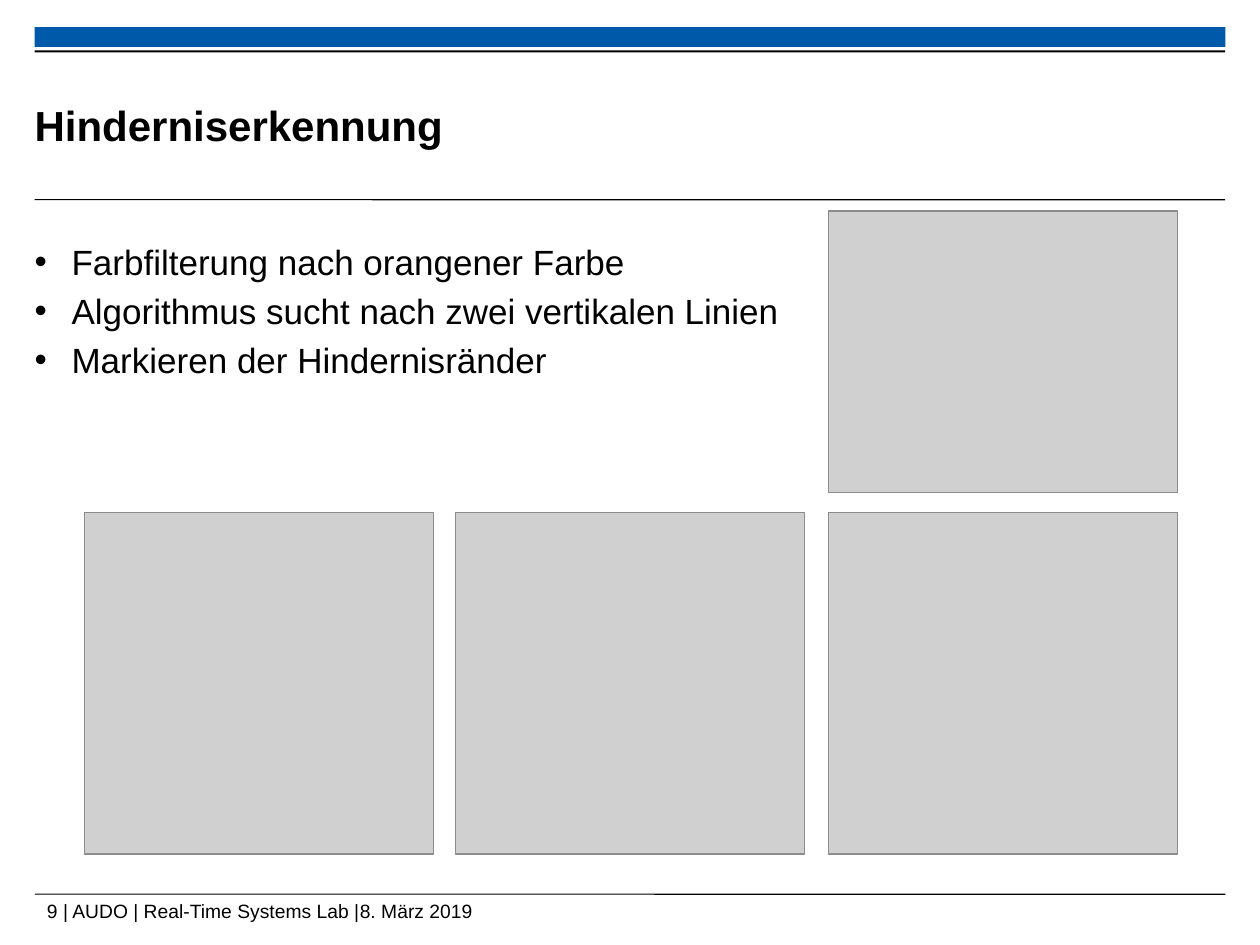
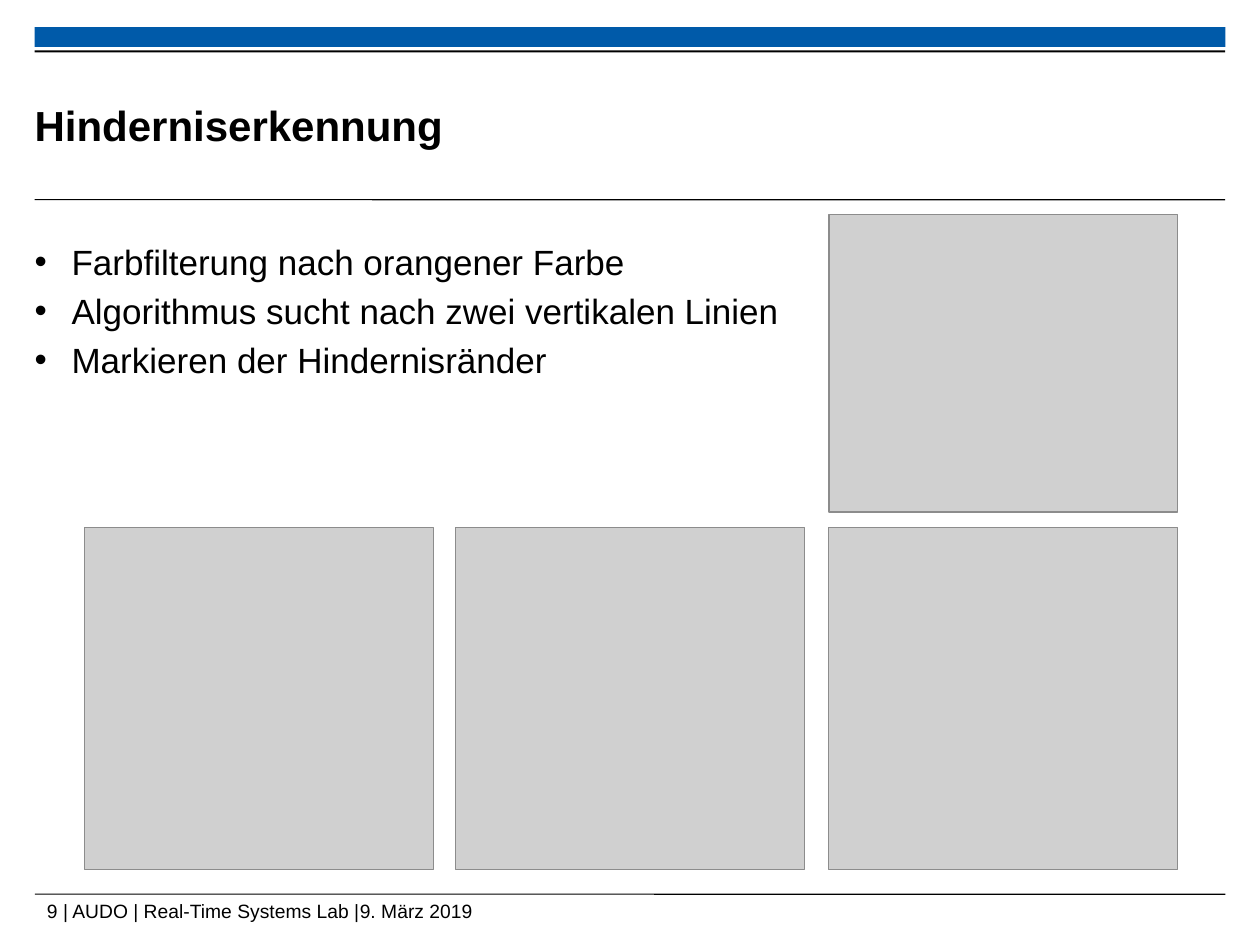
Before and after one commit to ramona3300/AUDO, a slide deck: slide 9 of Dokumente/Präsentationen/Abschlusspräsentation.pptx. Drawn at 1260x945 pixels with LibreOffice and Linux fonts; fonts in the diff are those of the drawing; grey boxes stand for pictures; background and template pictures are left out. Boxes give left, top, right and bottom in pixels: in the first picture for what was removed or moved away, otherwise in the second. Text is boxed around its words. In the diff, an @@ line names an element or a change of style, - is before the commit and + after.

```diff
--- a/Dokumente/Präsentationen/Abschlusspräsentation.pptx
+++ b/Dokumente/Präsentationen/Abschlusspräsentation.pptx
@@ picture resized from (x1=828, y1=210, x2=1177, y2=491) to (x1=829, y1=214, x2=1178, y2=512) @@
@@ 3 pictures moved together from (x1=84, y1=512, x2=1177, y2=854) to (x1=84, y1=528, x2=1177, y2=869) @@
@@ text at (x1=47, y1=904, x2=472, y2=922): text changed @@
-9 | AUDO | Real-Time Systems Lab |8. März 2019
+9 | AUDO | Real-Time Systems Lab |9. März 2019
```
Also in this commit, not shown: 2 other slides changed, 1 other file.
